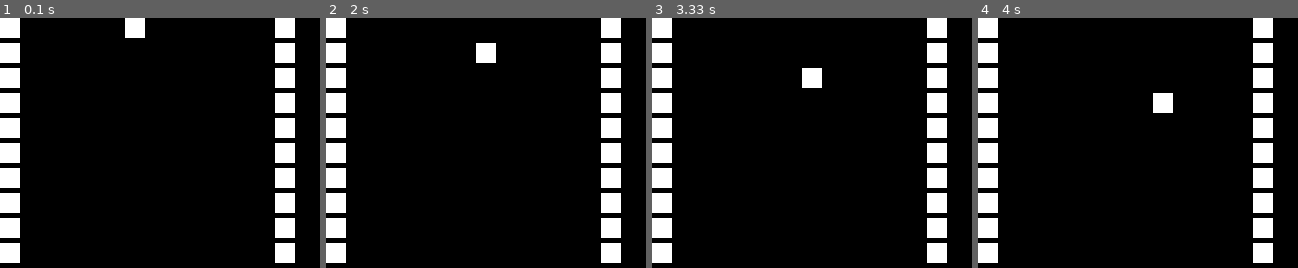
Above: before the commit, frames 1-4 (left to right).
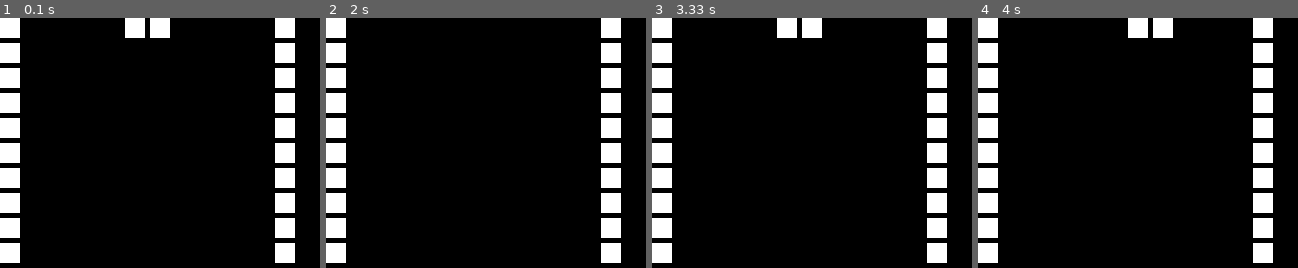
Above: after the commit, the same moments.

Repository: hunpo/pygame
Game: pygame game, started from tetris.py
Two runs of this game, one before a commit and one after it. Both use one fixed random seed, a clock stepped at 60 frames per second and the inputs below.
Inputs:
- Up to frame 1 (0.1 s): no input
- Up to frame 2 (2 s): hold Right 0.33-0.8 s; hold Up 0.83-1.13 s
- Up to frame 3 (3.33 s): hold Down 2.23-2.53 s; hold Left 2.57-2.97 s
- Up to frame 4 (4 s): hold Right from 3.4 s (still down)
The pictures show only the part of the screen within x 0-50%, y 0-50%; the shares and areas given below are measured in that part.

The runs differ from the first frame. In frame 1, 0.5% of the frame differs, in the area x 46-54%, y 0-8%; in frame 2, 0.5%; in frame 3, 1.5%, in the area x 39-54%, y 0-28%; in frame 4, 1.5%.

Commit message:
水平长方形

Diff:
--- a/tetris.py
+++ b/tetris.py
@@ -30,30 +30,38 @@
 def fall():
     row = 0     # 代表行从0开始第5个格子
     col = 5  # 代表列  从0开始第5列格子
+    row1=0
+    col1 =6
     number = 0
     while 1:
-        pg.draw.rect(screen, WHITE, (col*25, row*25, 20, 20))  # 下落
-        pg.display.update()
-        row, col = handle_move(row, col)
-        if number == 50:  # 控制下落的速度
+        draw_square(col,row,WHITE)     # 下落
+        draw_square(col1,row1,WHITE)
+        row, col,row1,col1 = handle_move(row, col,row1,col1)
+        if number == 800:  # 控制下落的速度
             number = 0
-            # print("row:", row)
-            # print("col：", col)
-            # print("Grid:", grid[row+1][col])
-            if grid[row+1][col] == 1:  # 下行有，堆积
+            print("row:", row)
+            print("col：", col)
+            print("Grid:", grid[row+1][col])
+            if grid[row+1][col] == 1 or grid[row1+1][col1] == 1:  # 下行有，堆积
                 row = heap_up(row, col)  # 堆积
+                row = heap_up(row1, col1)  # 堆积
                 erase(row)
+                erase(row1)
                 row =0   #从0行的头开始
+                row1=0
             else:
-                pg.draw.rect(screen, WHITE, (col*25, row*25, 20, 20))  # 下落
-                pg.display.update()
-                # sleep(1)
-                pg.draw.rect(screen, BLACK, (col*25, row*25, 20, 20))  # 清除
-                pg.display.update()
+                draw_square(col,row,WHITE)
+                draw_square(col,row,BLACK)
+                draw_square(col1,row1,WHITE)
+                draw_square(col1,row1,BLACK)
                 row = row+1
+                row1 = row1+1
         else:
             number = number + 1
 
+def draw_square(col,row,color):
+    pg.draw.rect(screen, color, (col*25, row*25, 20, 20))  # 下落
+    pg.display.update()
 
 def draw_wall():
     y = 0  # 代表列的格子个数
@@ -83,7 +91,7 @@
     pg.display.update()
 
 
-def handle_move(row, col):
+def handle_move(row, col,row1,col1):
     moving = "None"
     for event in pg.event.get():
         moving = "none"
@@ -106,19 +114,24 @@
         else:
             moving = "None"
     if moving != "None":
-        pg.draw.rect(screen, BLACK, (col*25, row*25, 20, 20))  # 清除
+        draw_square(col,row,BLACK)
+        draw_square(col1,row1,BLACK)
         pg.display.update()
-        if (moving == "left") and col > 1:  # 防止撞到左墙
+        if (moving == "left") and grid[row][col-1] == 0:  # 防止撞到左墙以及左侧无方块
             col -= 1
-        if (moving == "right") and col < 10:  # 防止撞到右墙
+            col1 -= 1
+        if (moving == "right") and grid[row1][col1+1] == 0:  # 防止撞到右墙以及右侧无方块
             col += 1
+            col1 += 1
         if moving == "up":
             row -= 1
-        if moving == "down":
-            col += 1
-        pg.draw.rect(screen, WHITE, (col*25, row*25, 20, 20))  # 下落
-        pg.display.update()
-    return row, col
+            row1 -= 1
+        if moving == "down" and grid[row+1][col] == 0 and grid[row1+1][col1] == 0 :  # 防止出底界
+            row += 1
+            row1 += 1
+        draw_square(col,row,WHITE)
+        draw_square(col1,row1,WHITE)
+    return row, col,row1,col1
 
 
 def heap_up(row, col):
